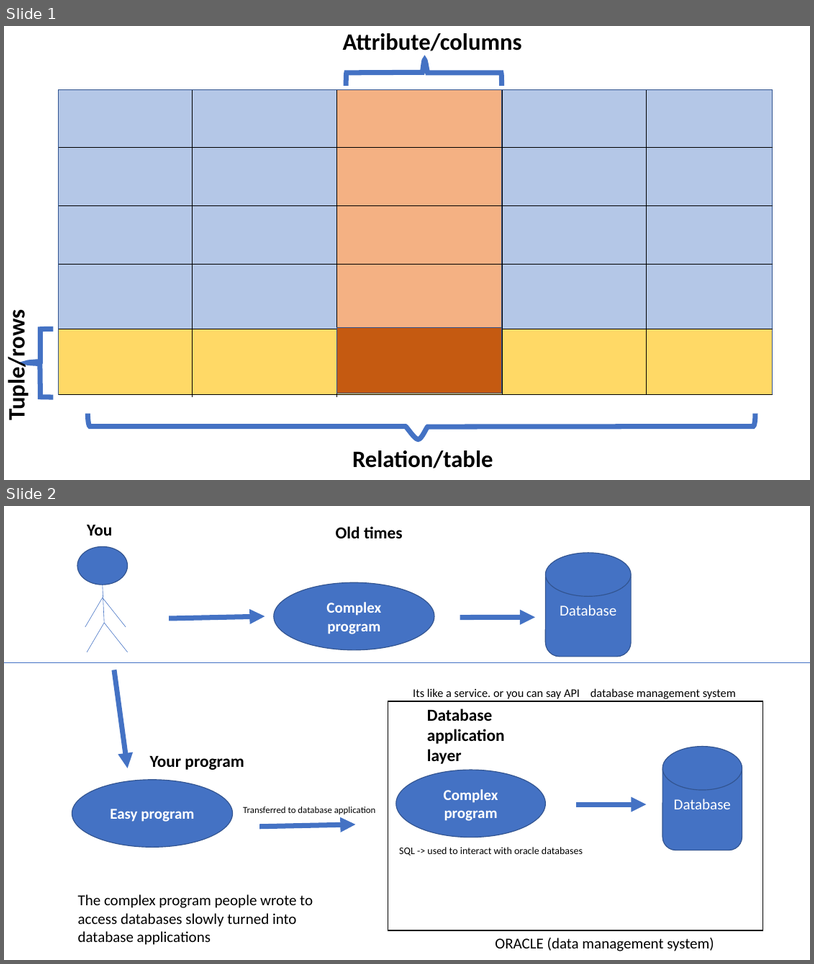
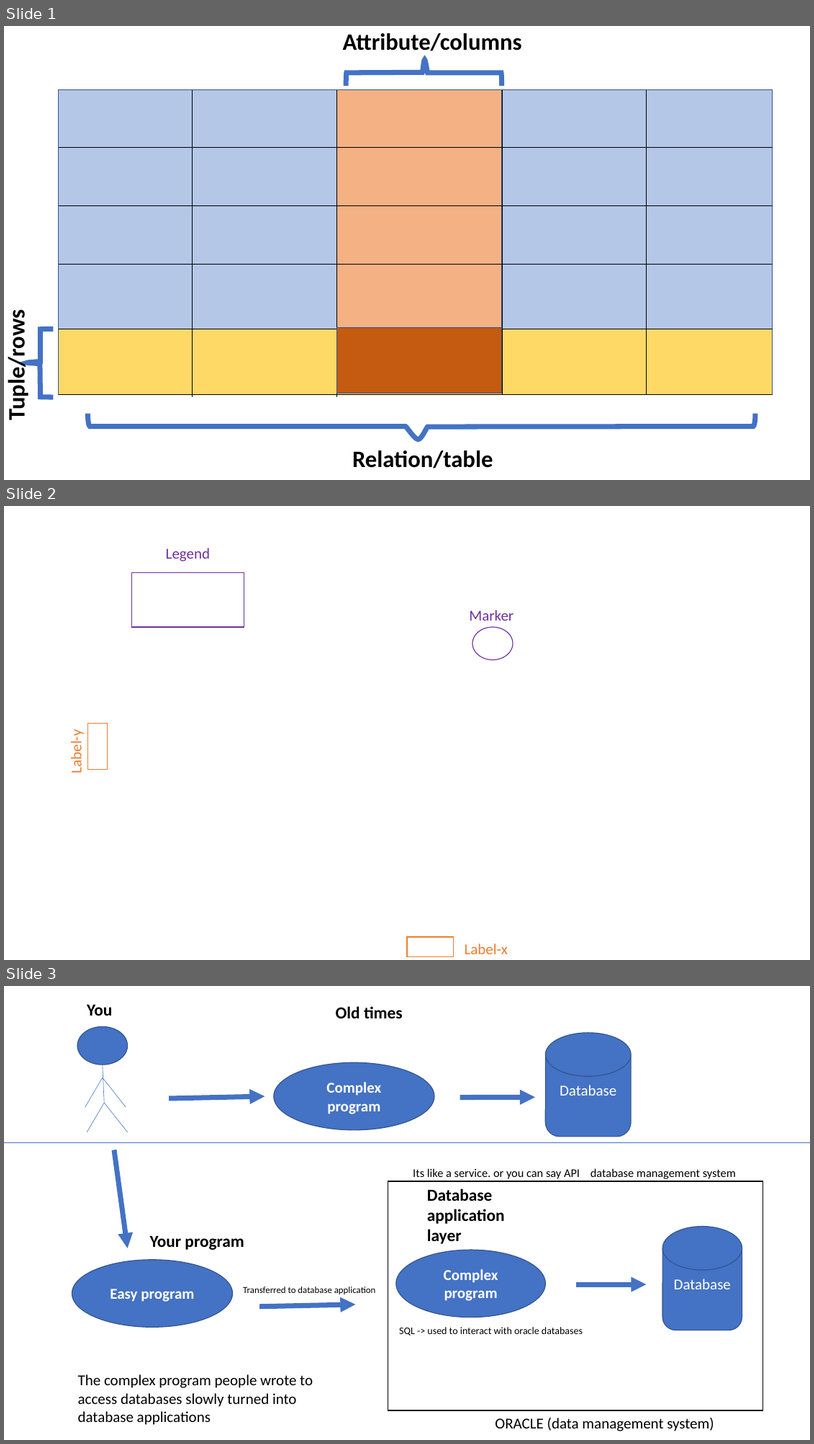
Before and after one commit to Anishkbansal/TWC, a slide deck: Python/powerpoint resources/databases.pptx. Shown one above the other, each under a label of ours: slides 1 and 2 before the commit, slides 1, 2 and 3 after it. The pictures are 814x964 and 814x1444 pixels, drawn with LibreOffice and Linux fonts; fonts in the diff are those of the drawing; background and template pictures are left out. Boxes give left, top, right and bottom in pixels: in the first picture for what was removed or moved away, otherwise in the second. Text is boxed around its words. In the diff, an @@ line names an element or a change of style, - is before the commit and + after.

```diff
--- a/Python/powerpoint resources/databases.pptx
+++ b/Python/powerpoint resources/databases.pptx
@@ slide 2 added at (4,506,810,960), background picture (left out) @@
@@ text added at (166,548,210,561), 18 pt, text #7030A0 @@
+Legend
@@ rectangle added at (131,572,244,627), outline #7030A0 1 pt @@
@@ text added at (469,610,514,620), 18 pt, text #7030A0 @@
+Marker
@@ ellipse added at (473,627,513,659), outline #7030A0 1 pt @@
@@ text added at (67,734,86,772), 18 pt, text #ED7D31 @@
+Label-y
@@ rectangle added at (88,723,108,770), outline #ED7D31 1 pt @@
@@ rectangle added at (407,937,454,957), outline #ED7D31 1 pt @@
@@ text added at (465,943,508,954), 18 pt, text #ED7D31 @@
+Label-x
@@ what was slide 2 is now slide 3 @@
```
Also in this commit, not shown: 4 other slides added, 55 other files.
